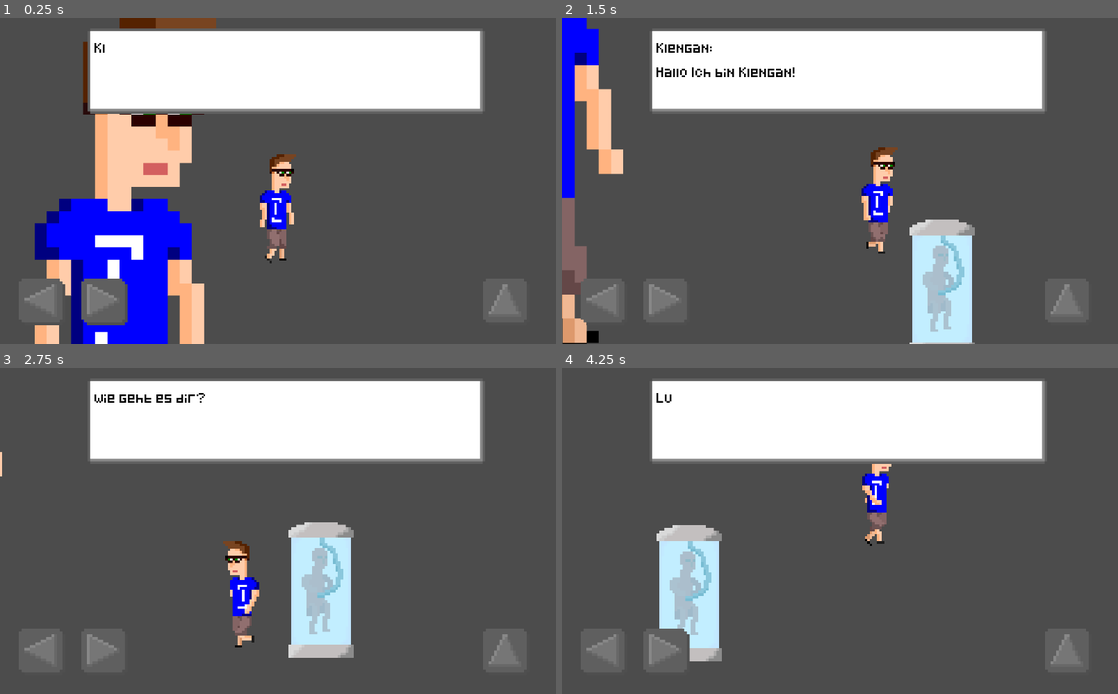
Above: before the commit, frames 1-4 (two rows, left to right).
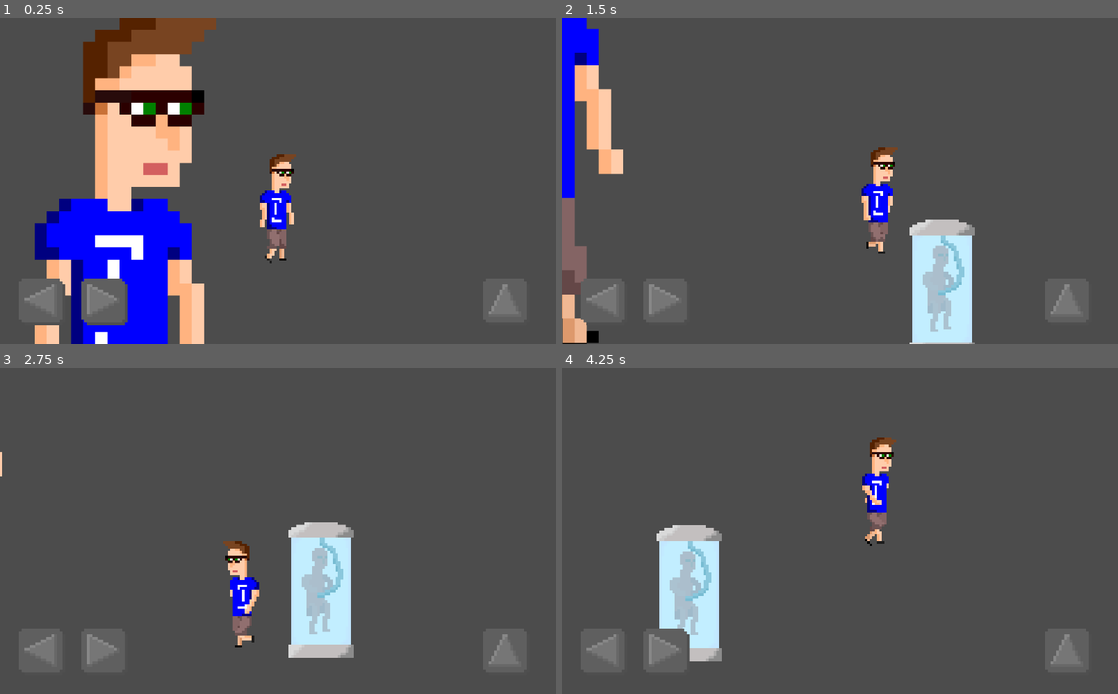
Above: after the commit, the same moments.

Repository: klenganthegame/KlenganTheGame
Game: Godot game, scene res://level/Level1.tscn
The game is run twice, just before and just after one commit, with the same random seed, the same clock (stepped at 60 frames per second) and the same inputs.
Inputs:
- Up to frame 1 (0.25 s): no input
- Up to frame 2 (1.5 s): tap Enter (accept) at 0.5 s; hold Enter (accept) 0.53-1.28 s; hold D (walk_right) from 0.53 s (still down); tap Space (jump) at 0.77, 0.8, 1.07, 1.35 s
- Up to frame 3 (2.75 s): tap Space (jump) at 1.52, 1.82, 2.3 s; tap Enter (accept) at 1.55 s; release D (walk_right) at 2.03 s; hold A (walk_left) from 2.03 s (still down); hold Enter (accept) from 2.03 s (still down)
- Up to frame 4 (4.25 s): release A (walk_left) at 2.78 s; release Enter (accept) at 2.78 s; hold D (walk_right) from 2.78 s (still down); tap Enter (accept) at 2.85 s; tap Space (jump) at 3.02, 3.32 s; hold Space (jump) from 3.53 s (still down)

The runs differ from the first frame. In frame 1, 18% of the frame differs, in the area x 15-87%, y 3-30%; in frame 2, 18%; in frame 3, 18%; in frame 4, 18%.

Commit message:
implemented buggy interaction system... its buggy af...

Diff:
--- a/objects/level1/Klengan.gd
+++ b/objects/level1/Klengan.gd
@@ -10,47 +10,70 @@
 var motion : Vector2 = Vector2()
 var looking_right : bool = true
 
-var target
-var inventory = []
+var can_interact = false
 var can_move = true
-var can_interact = false
+
+# var target
+# var inventory = []
+
 
 func _ready():
 	pass
 
+func _process(delta):
+	can_move = !$CanvasLayer/DialogueBox.block_walk
+	if can_interact and Input.is_action_pressed("accept") and $CanvasLayer/DialogueBox.hidden:
+
+		# TODO:get Textarray from Interactable Object
+
+
+		# for debug purposes:
+		$CanvasLayer/DialogueBox.talk(["Hallo ich bin Klengan", "Möge der Saft mit euch sein", "schubidu", "blahblahblahblah"])
+
 func _physics_process(delta):
 	motion.y += GRAVITY
 	var friction = false
-	if Input.is_action_pressed("walk_right"):
-		motion.x = min(motion.x + ACCELERATON, MAX_SPEED)
-		$AnimatedSprite.flip_h = false
-		$AnimatedSprite.play("walk")
 
-	elif Input.is_action_pressed("walk_left"):
-		motion.x = max(motion.x - ACCELERATON, -MAX_SPEED)
-		$AnimatedSprite.flip_h = true
-		$AnimatedSprite.play("walk")
-	else:
-		$AnimatedSprite.play("idle")
-		friction = true
-		motion.x = lerp(motion.x, 0, 0.2)
+	if can_move:
+		if Input.is_action_pressed("walk_right"):
+			motion.x = min(motion.x + ACCELERATON, MAX_SPEED)
+			$AnimatedSprite.flip_h = false
+			$AnimatedSprite.play("walk")
 
-	if is_on_floor():
-		if Input.is_action_pressed("jump"):
-			motion.y = JUMP_HEIGTH
-		if friction == true:
+		elif Input.is_action_pressed("walk_left"):
+			motion.x = max(motion.x - ACCELERATON, -MAX_SPEED)
+			$AnimatedSprite.flip_h = true
+			$AnimatedSprite.play("walk")
+		else:
+			$AnimatedSprite.play("idle")
+			friction = true
 			motion.x = lerp(motion.x, 0, 0.2)
-	else:
-		#if motion.y-50 < 0:
-			#$AnimatedSprite.play("jump") # Fall
-			#$CollisionShape2D.hide()
-		#else:
-			#$AnimatedSprite.play("fall") # Jump
-			#$CollisionShape2D.show()
-		if friction == true:
-			motion.x = lerp(motion.x, 0, 0.05)
 
-	var collisions = move_and_collide(motion * delta)
-	# if collisions:
-		#Input.start_joy_vibration(0, 0.5, 0.5, 0.5)
-	motion = move_and_slide(motion,Vector2(0, -1))
+		if is_on_floor():
+			if Input.is_action_pressed("jump"):
+				motion.y = JUMP_HEIGTH
+			if friction == true:
+				motion.x = lerp(motion.x, 0, 0.2)
+			else:
+			#if motion.y-50 < 0:
+				#$AnimatedSprite.play("jump") # Fall
+				#$CollisionShape2D.hide()
+			#else:
+				#$AnimatedSprite.play("fall") # Jump
+				#$CollisionShape2D.show()
+				if friction == true:
+					motion.x = lerp(motion.x, 0, 0.05)
+
+		var collisions = move_and_collide(motion * delta)
+		# if collisions:
+			#Input.start_joy_vibration(0, 0.5, 0.5, 0.5)
+		motion = move_and_slide(motion,Vector2(0, -1))
+
+func _on_Area2D_area_entered(area):
+	can_interact = true
+	pass # Replace with function body.
+
+
+func _on_Area2D_area_exited(area):
+	can_interact = false
+	pass # Replace with function body.
--- a/objects/level1/Klengan.tscn
+++ b/objects/level1/Klengan.tscn
@@ -43,8 +43,21 @@
 scale = Vector2( 0.2, 0.2 )
 frames = SubResource( 1 )
 animation = "walk"
-frame = 5
 playing = true
+
+[node name="Camera2D" type="Camera2D" parent="."]
+current = true
+smoothing_enabled = true
+
+[node name="CollisionShape2D" type="CollisionShape2D" parent="."]
+position = Vector2( 0, 0.44014 )
+shape = SubResource( 2 )
+
+[node name="Area2D" type="Area2D" parent="."]
+position = Vector2( 0, 90 )
+
+[node name="CollisionShape2D" type="CollisionShape2D" parent="Area2D"]
+shape = SubResource( 3 )
 
 [node name="CanvasLayer" type="CanvasLayer" parent="."]
 
@@ -66,19 +79,7 @@
 pressed = ExtResource( 15 )
 action = "walk_left"
 
-[node name="NinePatchRect" parent="CanvasLayer" instance=ExtResource( 16 )]
-wait_time = 0.02
-
-[node name="Camera2D" type="Camera2D" parent="."]
-current = true
-smoothing_enabled = true
-
-[node name="CollisionShape2D" type="CollisionShape2D" parent="."]
-position = Vector2( 0, 0.44014 )
-shape = SubResource( 2 )
-
-[node name="Area2D" type="Area2D" parent="."]
-position = Vector2( 0, 90 )
-
-[node name="CollisionShape2D" type="CollisionShape2D" parent="Area2D"]
-shape = SubResource( 3 )
+[node name="DialogueBox" parent="CanvasLayer" instance=ExtResource( 16 )]
+visible = false
+[connection signal="area_entered" from="Area2D" to="." method="_on_Area2D_area_entered"]
+[connection signal="area_exited" from="Area2D" to="." method="_on_Area2D_area_exited"]
--- a/objects/mechanics/DialogueBox.gd
+++ b/objects/mechanics/DialogueBox.gd
@@ -1,17 +1,29 @@
 extends NinePatchRect
 
 export var wait_time = 0.02
+export var block_time = 0.3
 var time : float
 
-var text = ["Klengan:\nHallo Ich bin Klengan!", "wie geht es dir?", "Lululul"]
+var text = []
 var num : int
 var wait : bool
+var block_walk : bool
+var hidden : bool
 
 func _ready():
+	hidden = true
+	pass
+
+func talk(textarray : Array):
+	"""
+	Use this function to activate the DialogueBox
+	"""
+	text = textarray
+	block_walk = true
 	reset()
 
 func _process(delta):
-	if Input.is_action_just_pressed("accept"):
+	if Input.is_action_just_pressed("accept") and !hidden:
 		if wait == true:
 			if num < len(text)-1:
 				num += 1
@@ -19,12 +31,20 @@
 				to_beginning()
 
 			elif $RichTextLabel.percent_visible == 1:
-				hide()
-
+				hide_dialogue()
 		else:
 			$RichTextLabel.percent_visible = 1
 
+func hide_dialogue():
+	hide()
+	block_walk = false
+	$InputBlocker.wait_time = block_time
+	$InputBlocker.start()
+	num = 0
+
 func reset():
+	show()
+	hidden = false
 	num = 0
 	$RichTextLabel.text = text[num]
 	to_beginning()
@@ -41,3 +61,6 @@
 	else:
 		wait = true
 	$Timer.start()
+
+func _on_InputBlocker_timeout():
+	hidden = true
--- a/objects/mechanics/DialogueBox.tscn
+++ b/objects/mechanics/DialogueBox.tscn
@@ -20,6 +20,12 @@
 patch_margin_bottom = 10
 script = ExtResource( 2 )
 
+[node name="InputBlocker" type="Timer" parent="."]
+wait_time = 3.0
+
+[node name="Timer" type="Timer" parent="."]
+wait_time = 0.1
+
 [node name="RichTextLabel" type="RichTextLabel" parent="."]
 margin_left = 13.0
 margin_top = 11.0
@@ -27,10 +33,6 @@
 margin_bottom = 143.0
 custom_fonts/normal_font = SubResource( 1 )
 custom_colors/default_color = Color( 0, 0, 0, 1 )
-text = "Klengan:
-Hallo ich bin Klengan!!!!"
 scroll_active = false
-
-[node name="Timer" type="Timer" parent="."]
-wait_time = 0.1
+[connection signal="timeout" from="InputBlocker" to="." method="_on_InputBlocker_timeout"]
 [connection signal="timeout" from="Timer" to="." method="_on_Timer_timeout"]
